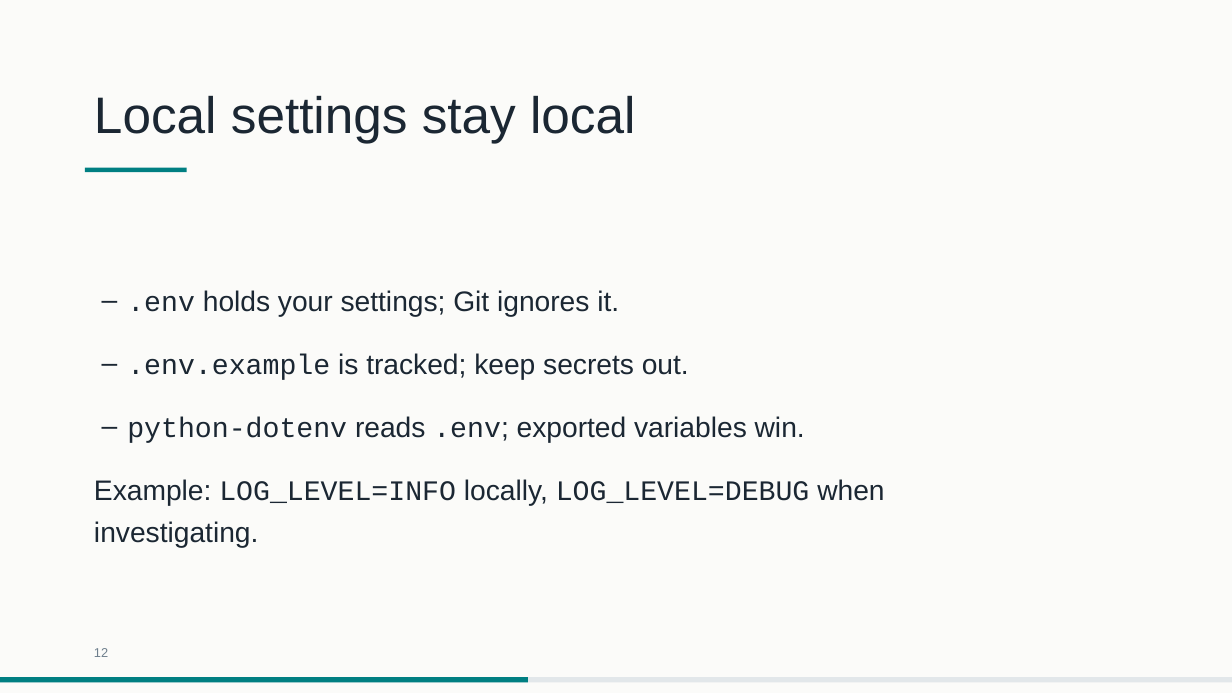
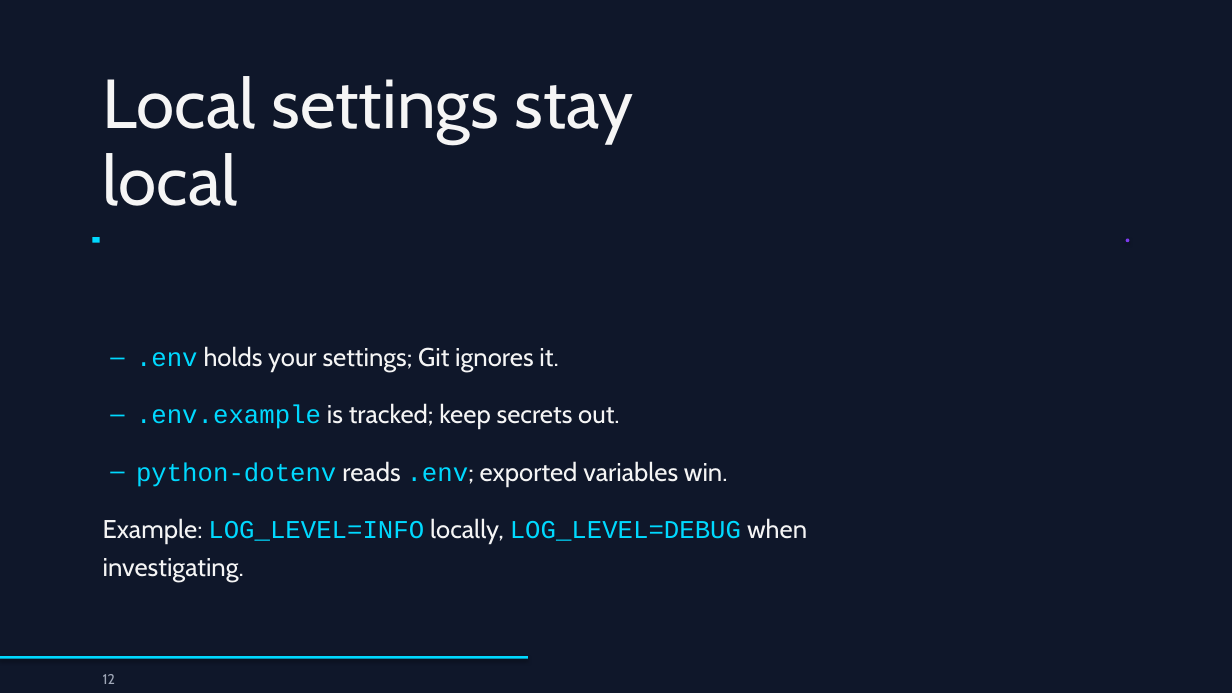
Before and after one commit to drweihungpan-lab/3R-teaching, a slide deck: slide 12 of materials/slides/session-1.pptx. Drawn at 1232x693 pixels with LibreOffice and Linux fonts; fonts in the diff are those of the drawing. Boxes give left, top, right and bottom in pixels: in the first picture for what was removed or moved away, otherwise in the second. Text is boxed around its words. In the diff, an @@ line names an element or a change of style, - is before the commit and + after.

```diff
--- a/materials/slides/session-1.pptx
+++ b/materials/slides/session-1.pptx
@@ background #FBFBF9 to #0F172A @@
@@ text "Local settings stay local": place and size @@
-text "Local settings stay local" at (94,95,636,143)
+text "Local settings stay local" at (103,76,634,206)
@@ text "Local settings stay local" at (103,76,634,206): size 40 to 54 pt, font Arial to Cabin, text colour #1B2733 to #F5F5F5; line spacing 50pt to 60pt @@
@@ rectangle: place and size @@
-rectangle at (85,167,187,172)
+rectangle at (92,238,100,243)
@@ rectangle at (92,238,100,243): fill #007F82 to #00D9FF @@
@@ ellipse added at (1126,238,1129,242), fill #7C3AED @@
@@ text ".env holds your settings; Git ...": place and size @@
-text ".env holds your settings; Git ..." at (127,290,619,317)
+text ".env holds your settings; Git ..." at (136,346,558,372)
@@ text ".env holds your settings; Git ..." at (136,346,558,372): size 22 to 20 pt; font Arial to Cabin, text colour #1B2733 to #F5F5F5 in "holds your settings; Git ignores it."; text colour #1B2733 to #00D9FF in ".env"; line spacing 33pt to 30pt @@
@@ text ".env.example is tracked; keep secrets ...": place and size @@
-text ".env.example is tracked; keep secrets ..." at (127,353,689,380)
+text ".env.example is tracked; keep secrets ..." at (136,403,620,429)
@@ text ".env.example is tracked; keep secrets ..." at (136,403,620,429): size 22 to 20 pt; font Arial to Cabin, text colour #1B2733 to #F5F5F5 in "is tracked; keep secrets out."; text colour #1B2733 to #00D9FF in ".env.example"; line spacing 33pt to 30pt @@
@@ text "python-dotenv reads .env; exported variables ...": place and size @@
-text "python-dotenv reads .env; exported variables ..." at (127,416,805,443)
+text "python-dotenv reads .env; exported variables ..." at (136,461,728,487)
@@ text "python-dotenv reads .env; exported variables ..." at (136,461,728,487): size 22 to 20 pt; font Arial to Cabin, text colour #1B2733 to #F5F5F5 in "reads .env; exported variables win."; text colour #1B2733 to #00D9FF in "python-dotenv .env;"; line spacing 33pt to 30pt @@
@@ text "Example: LOG_LEVEL=INFO locally, LOG_LEVEL=DEBUG when ...": place and size @@
-text "Example: LOG_LEVEL=INFO locally, LOG_LEVEL=DEBUG when ..." at (94,479,884,548)
+text "Example: LOG_LEVEL=INFO locally, LOG_LEVEL=DEBUG when ..." at (103,518,807,582)
@@ text "Example: LOG_LEVEL=INFO locally, LOG_LEVEL=DEBUG when ..." at (103,518,807,582): size 22 to 20 pt; font Arial to Cabin, text colour #1B2733 to #F5F5F5 in "Example: locally, when investigating."; text colour #1B2733 to #00D9FF in "LOG_LEVEL=INFO LOG_LEVEL=DEBUG"; line spacing 33pt to 30pt @@
@@ rectangle: place and size @@
-rectangle at (0,677,528,683)
+rectangle at (0,656,528,659)
@@ rectangle at (0,656,528,659): fill #007F82 to #00D9FF; shadow on @@
@@ rectangle removed at (0,677,1232,683) @@
@@ text "12": place and size @@
-text "12" at (94,648,108,657)
+text "12" at (103,674,115,684)
@@ text "12" at (103,674,115,684): size 10 to 11 pt, font Arial to Cabin, text colour #6E7F8D to #A0A8B8; line spacing 13.2pt to 14.5pt @@
```
Also in this commit, not shown: 27 other slides changed, 2 other files.
